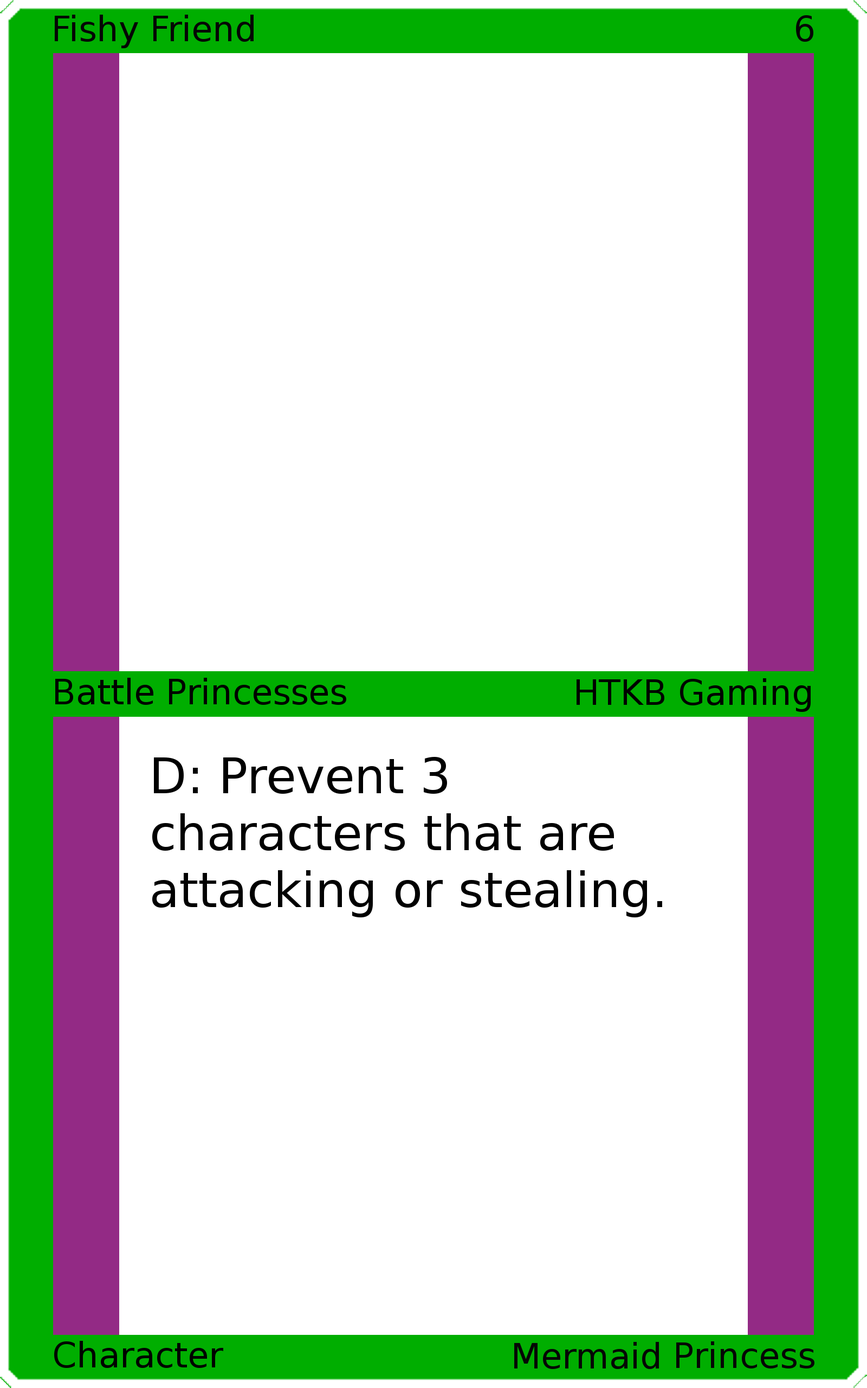
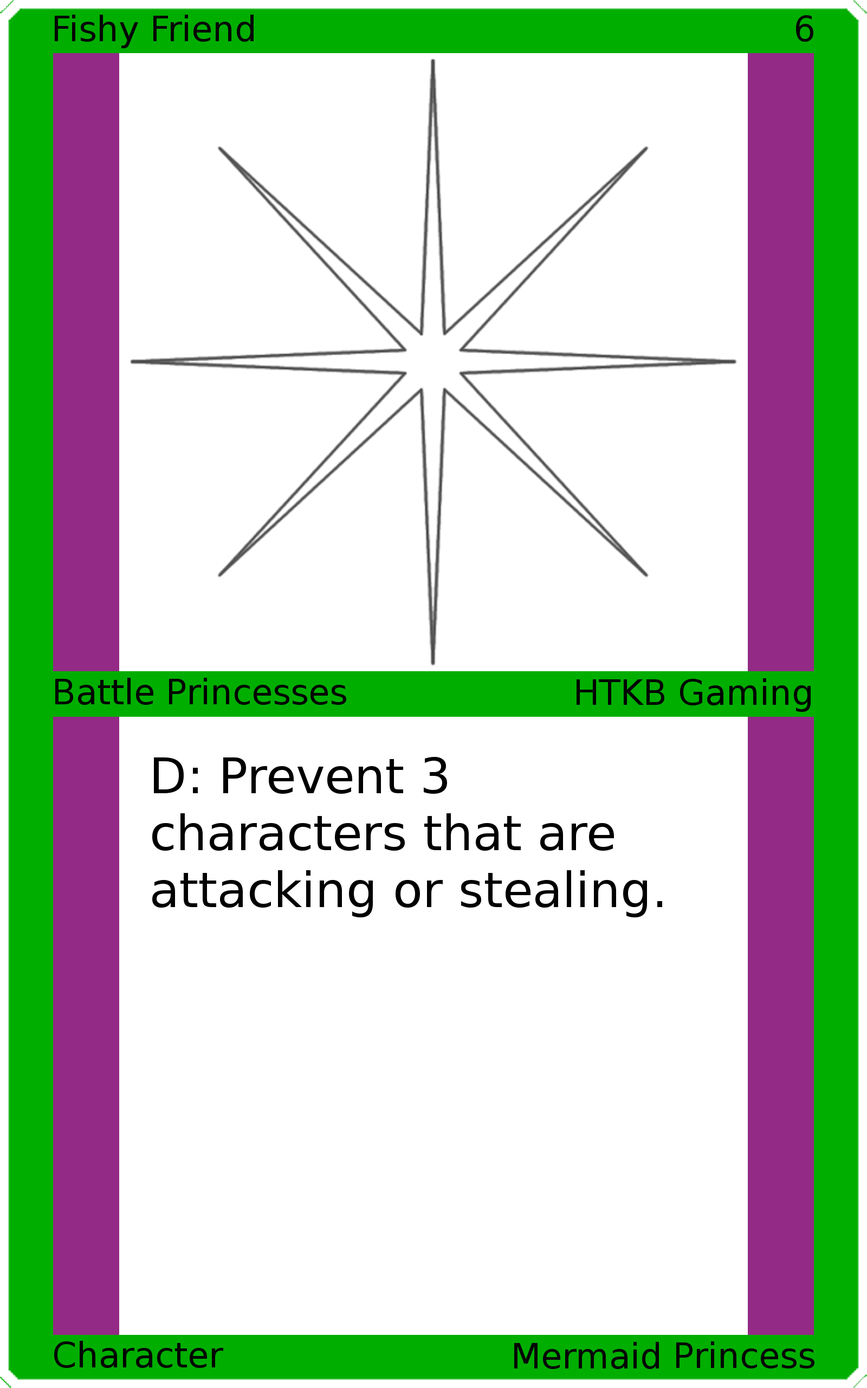
Revision of a layered 867 x 1388 image; what changed, layer by layer:
added layer "Art" above "Top Background" over [129, 57, 738, 666]
